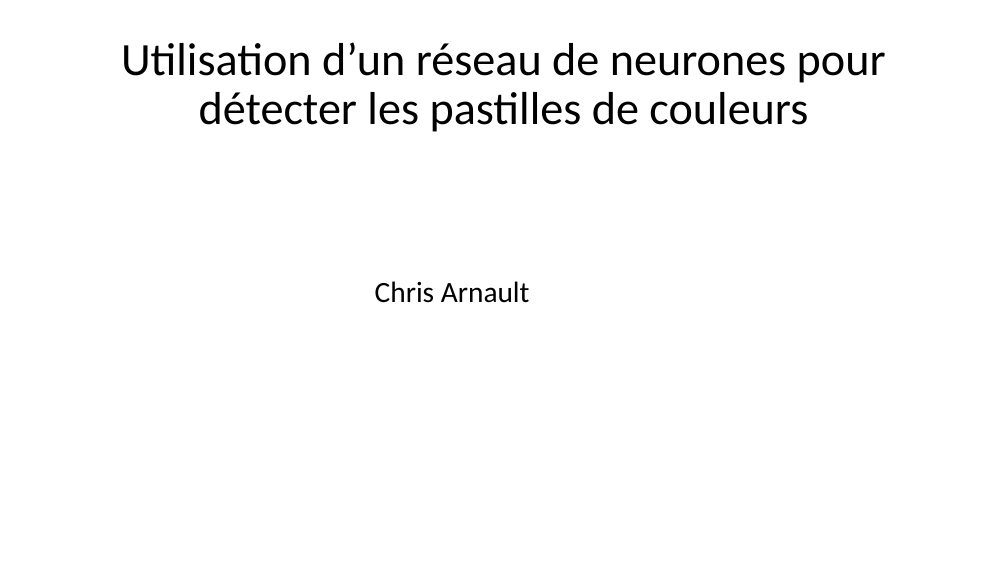
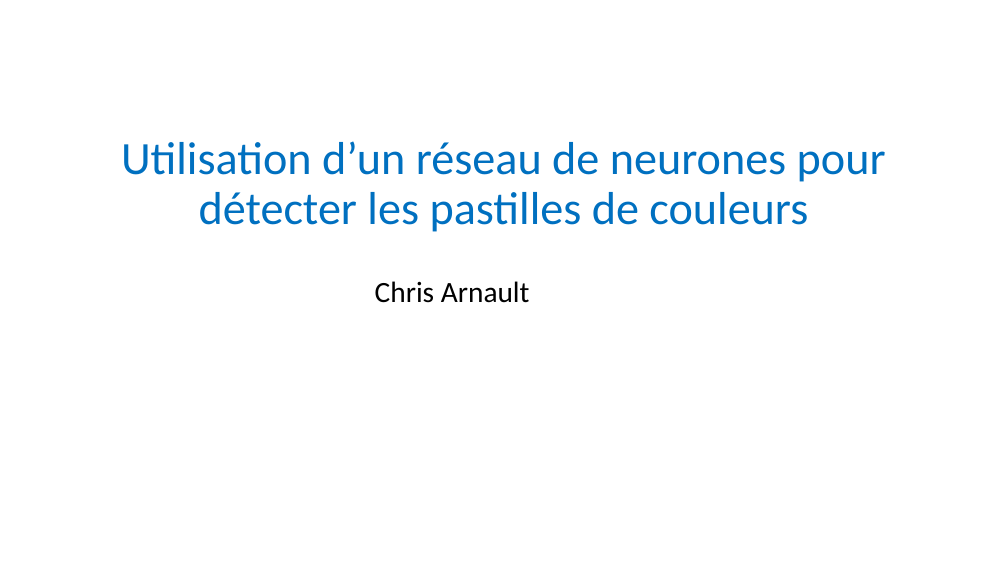
Before and after one commit to anumby-source/RobotServiceJeunesse2023, a slide deck: slide 1 of TCS34725/Apprentissage pour Les pastilles.pptx. Drawn at 1008x567 pixels with LibreOffice and Linux fonts; fonts in the diff are those of the drawing. Boxes give left, top, right and bottom in pixels: in the first picture for what was removed or moved away, otherwise in the second. Text is boxed around its words. In the diff, an @@ line names an element or a change of style, - is before the commit and + after.

Commit message:
Deuxième version de la présentation pédagogique sur le Réseau de Neurones tuile.py> dessin des tuiles qwirqle en python

```diff
--- a/TCS34725/Apprentissage pour Les pastilles.pptx
+++ b/TCS34725/Apprentissage pour Les pastilles.pptx
@@ title "Utilisation d’un réseau de neurones ...": place and size @@
-title "Utilisation d’un réseau de neurones ..." at box(121, 42, 886, 132)
+title "Utilisation d’un réseau de neurones ..." at box(121, 141, 886, 232)
@@ title "Utilisation d’un réseau de neurones ..." at box(121, 141, 886, 232): text colour #000000 to #0070C0 @@
```
Also in this commit, not shown: 10 other slides changed, 3 slides added, 1 other file.
